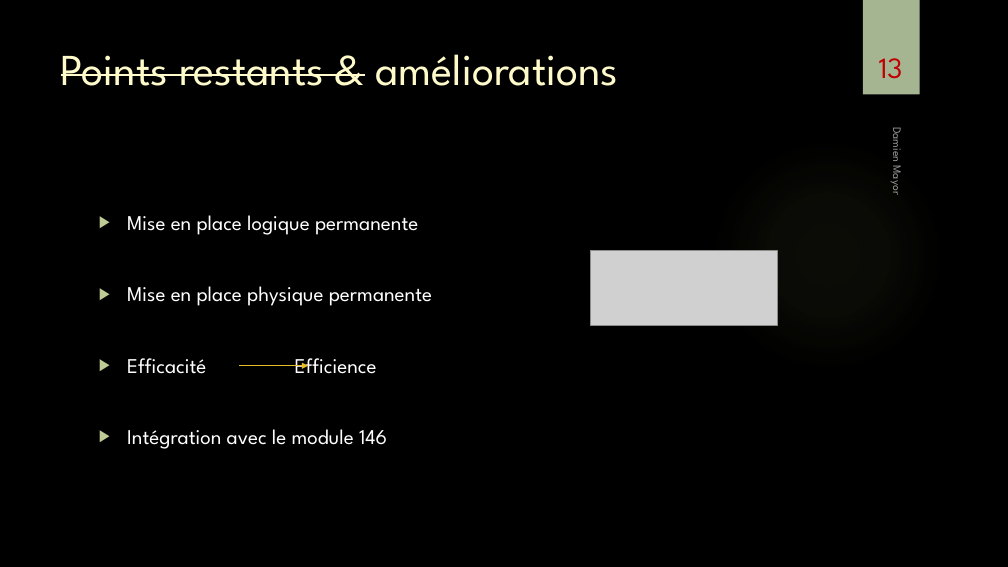
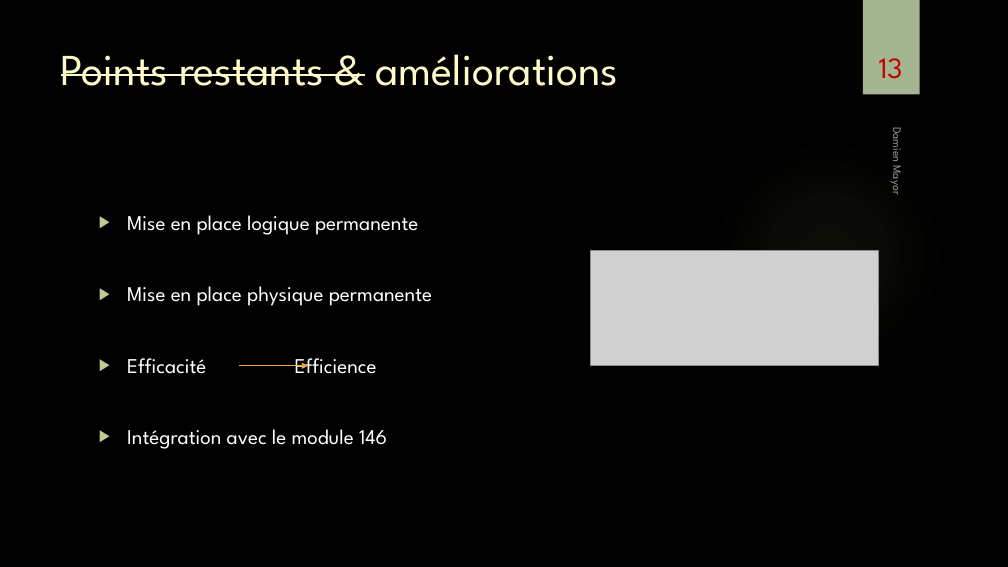
Before and after one commit to damienmayor/TPI, a slide deck: slide 13 of Présentation/Présentation TPI DMA.pptx. Drawn at 1008x567 pixels with LibreOffice and Linux fonts; fonts in the diff are those of the drawing; grey boxes stand for pictures; background and template pictures are left out. Boxes give left, top, right and bottom in pixels: in the first picture for what was removed or moved away, otherwise in the second. Text is boxed around its words. In the diff, an @@ line names an element or a change of style, - is before the commit and + after.

```diff
--- a/Présentation/Présentation TPI DMA.pptx
+++ b/Présentation/Présentation TPI DMA.pptx
@@ picture: place and size @@
-picture at (591, 251, 777, 326)
+picture at (591, 251, 879, 366)
@@ arrow (240, 366) - (309, 366): stroke #E7BC29 0.75 pt to #F3A447 0.75 pt @@
```
Also in this commit, not shown: 10 other slides changed, 11 slides removed.
